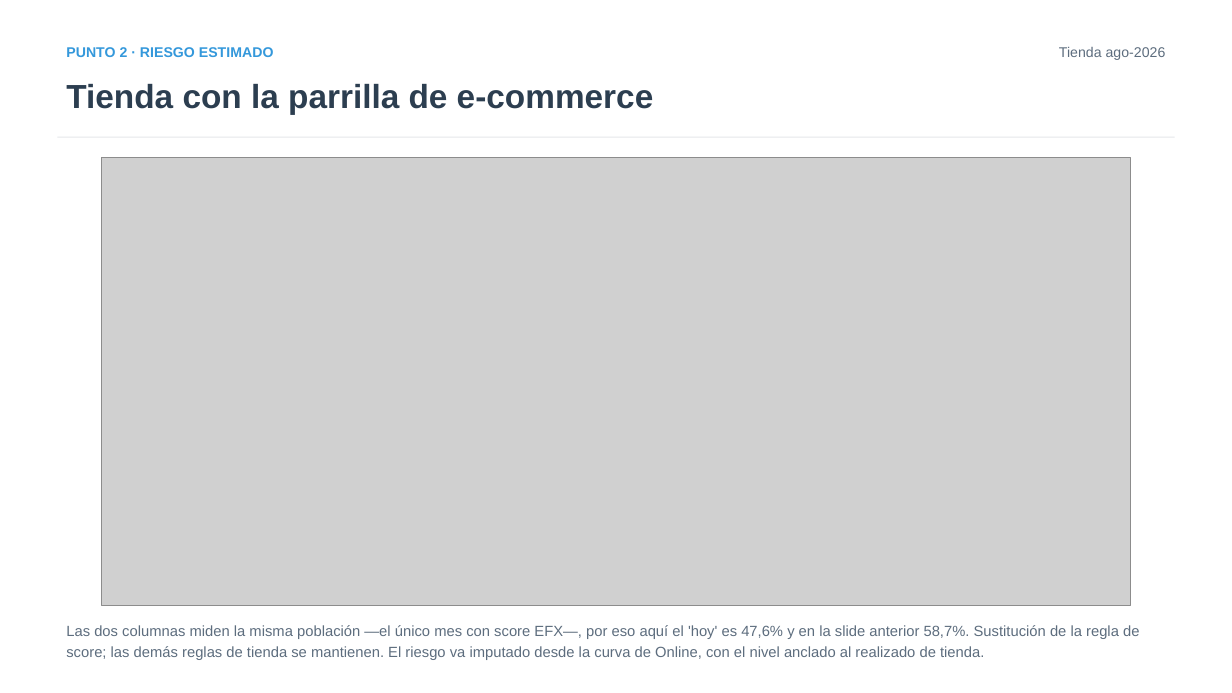
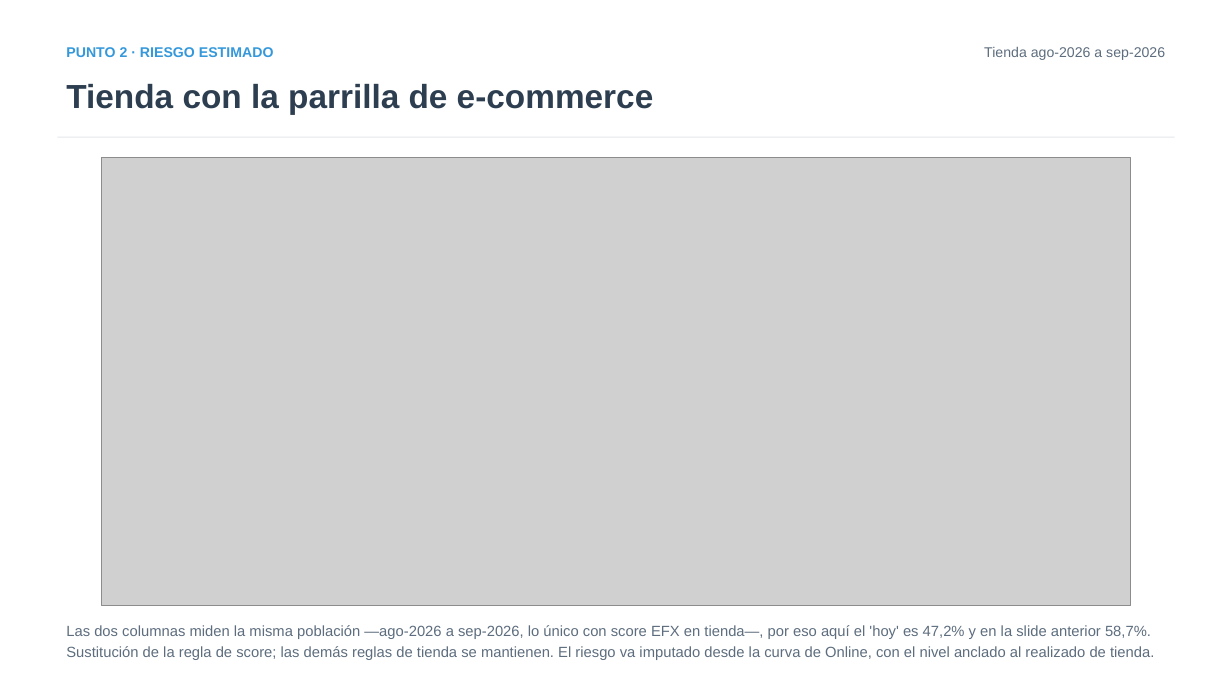
Before and after one commit to iocariz/scoring_tools, a slide deck: slide 5 of output/apple_deck/Estudio_Apple_EFX.pptx. Drawn at 1232x693 pixels with LibreOffice and Linux fonts; fonts in the diff are those of the drawing; grey boxes stand for pictures. Boxes give left, top, right and bottom in pixels: in the first picture for what was removed or moved away, otherwise in the second. Text is boxed around its words. In the diff, an @@ line names an element or a change of style, - is before the commit and + after.

```diff
--- a/output/apple_deck/Estudio_Apple_EFX.pptx
+++ b/output/apple_deck/Estudio_Apple_EFX.pptx
@@ text at [984, 47, 1165, 60]: text changed @@
-Tienda ago-2026
+Tienda ago-2026 a sep-2026
@@ text at [66, 625, 1154, 660]: text changed @@
-Las dos columnas miden la misma población —el único mes con score EFX—, por eso aquí el 'hoy' es 47,6% y en la slide anterior 58,7%. Sustitución de la regla de score; las demás reglas de tienda se mantienen. El riesgo va imputado desde la curva de Online, con el nivel anclado al realizado de tienda.
+Las dos columnas miden la misma población —ago-2026 a sep-2026, lo único con score EFX en tienda—, por eso aquí el 'hoy' es 47,2% y en la slide anterior 58,7%. Sustitución de la regla de score; las demás reglas de tienda se mantienen. El riesgo va imputado desde la curva de Online, con el nivel anclado al realizado de tienda.
```
Also in this commit, not shown: 10 other slides changed, 7 other files.
